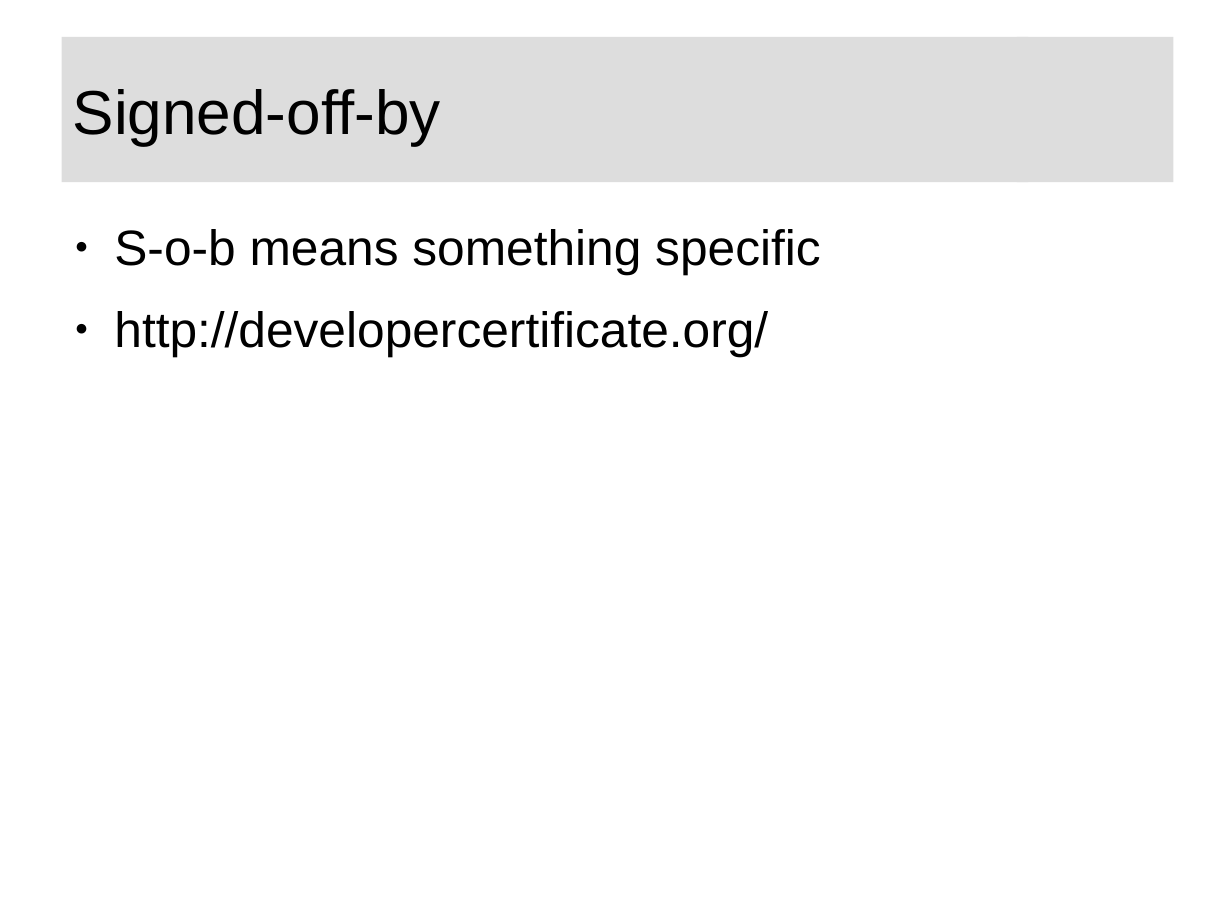
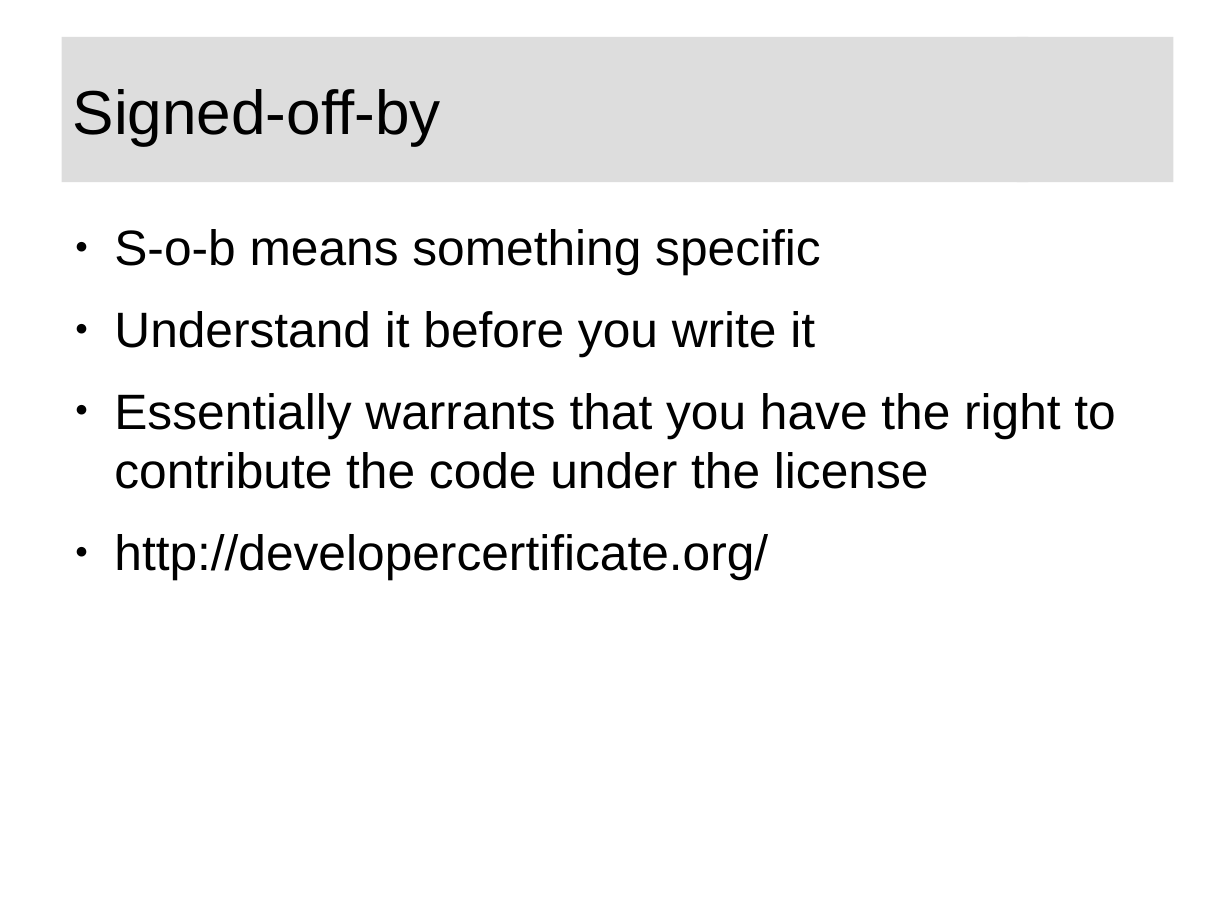
Before and after one commit to swarren/presentations, a slide deck: slide 18 of lcs-foss-intro/lcs-foss-intro.odp. Drawn at 1232x924 pixels with LibreOffice and Linux fonts; fonts in the diff are those of the drawing; background and template pictures are left out. Boxes give left, top, right and bottom in pixels: in the first picture for what was removed or moved away, otherwise in the second. Text is boxed around its words. In the diff, an @@ line names an element or a change of style, - is before the commit and + after.

```diff
--- a/lcs-foss-intro/lcs-foss-intro.odp
+++ b/lcs-foss-intro/lcs-foss-intro.odp
@@ text at (x1=114, y1=311, x2=1115, y2=489): paragraphs added @@
+● Understand it before you write it
+● Essentially warrants that you have the right to contribute the code under the license
```
Also in this commit, not shown: 6 other slides changed, 2 slides added, 1 other file.
